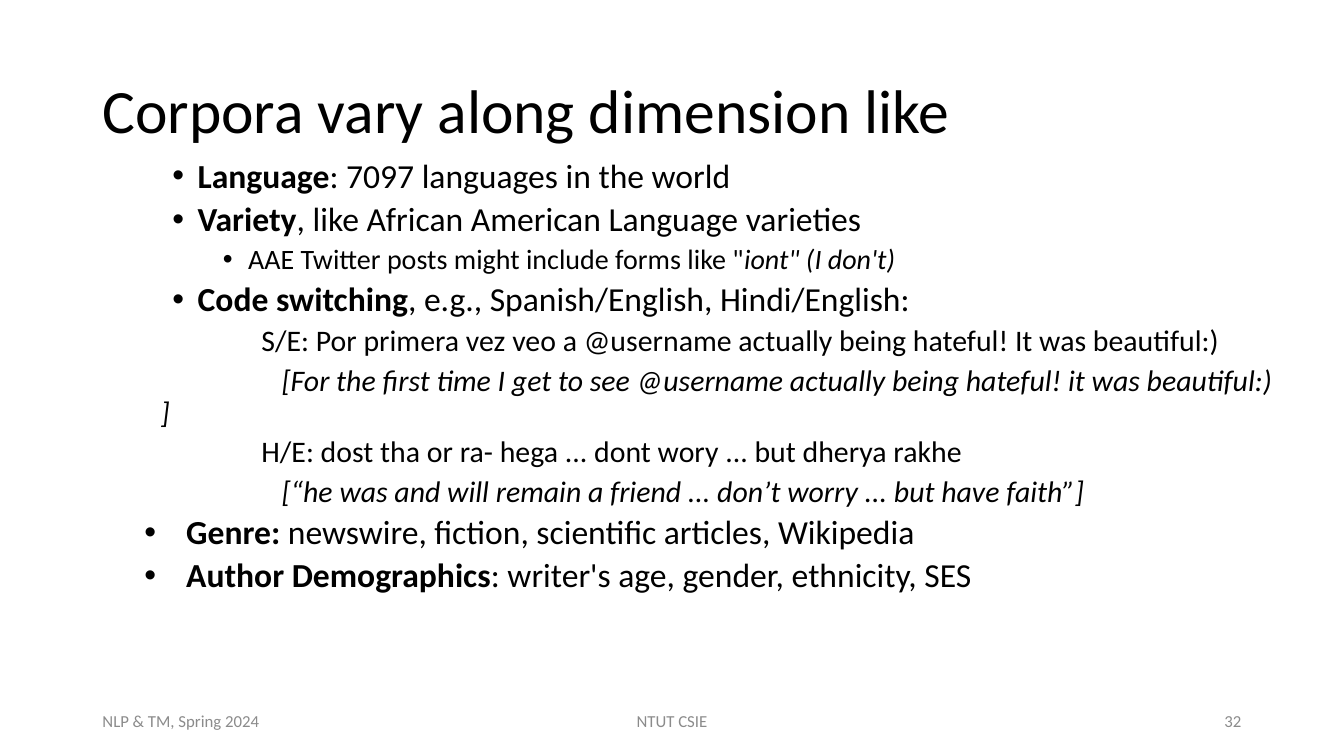
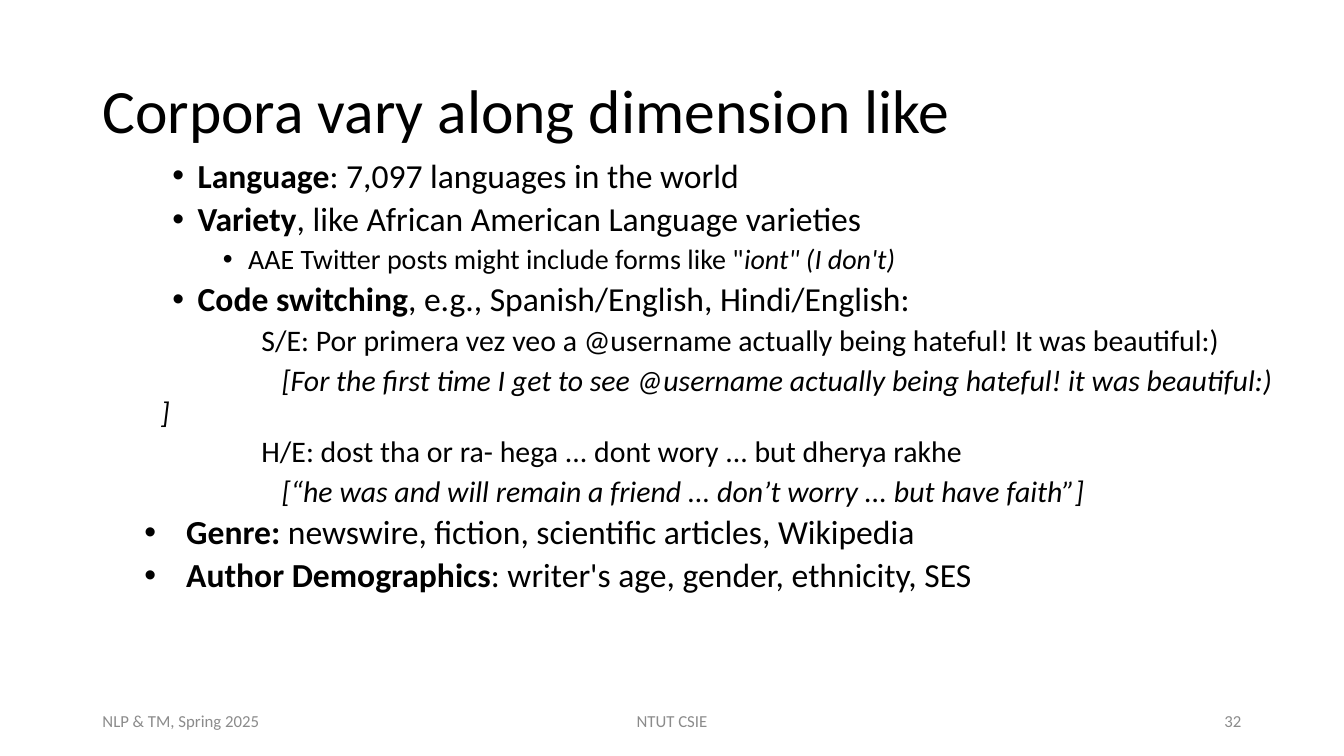
Before and after one commit to chriswjh/chriswjh.github.io, a slide deck: slide 32 of NLP_TM/02-TextProcessing.pptx. Drawn at 1344x756 pixels with LibreOffice and Linux fonts; fonts in the diff are those of the drawing. Boxes give left, top, right and bottom in pixels: in the first picture for what was removed or moved away, otherwise in the second. Text is boxed around its words. In the diff, an @@ line names an element or a change of style, - is before the commit and + after.

```diff
--- a/NLP_TM/02-TextProcessing.pptx
+++ b/NLP_TM/02-TextProcessing.pptx
@@ text at (198,164,738,194): text changed @@
-  • Language: 7097 languages in the world
+  • Language: 7,097 languages in the world
@@ text at (102,715,259,730): text changed @@
-NLP & TM, Spring 2024
+NLP & TM, Spring 2025
```
Also in this commit, not shown: 71 other slides changed, 2 other files.
